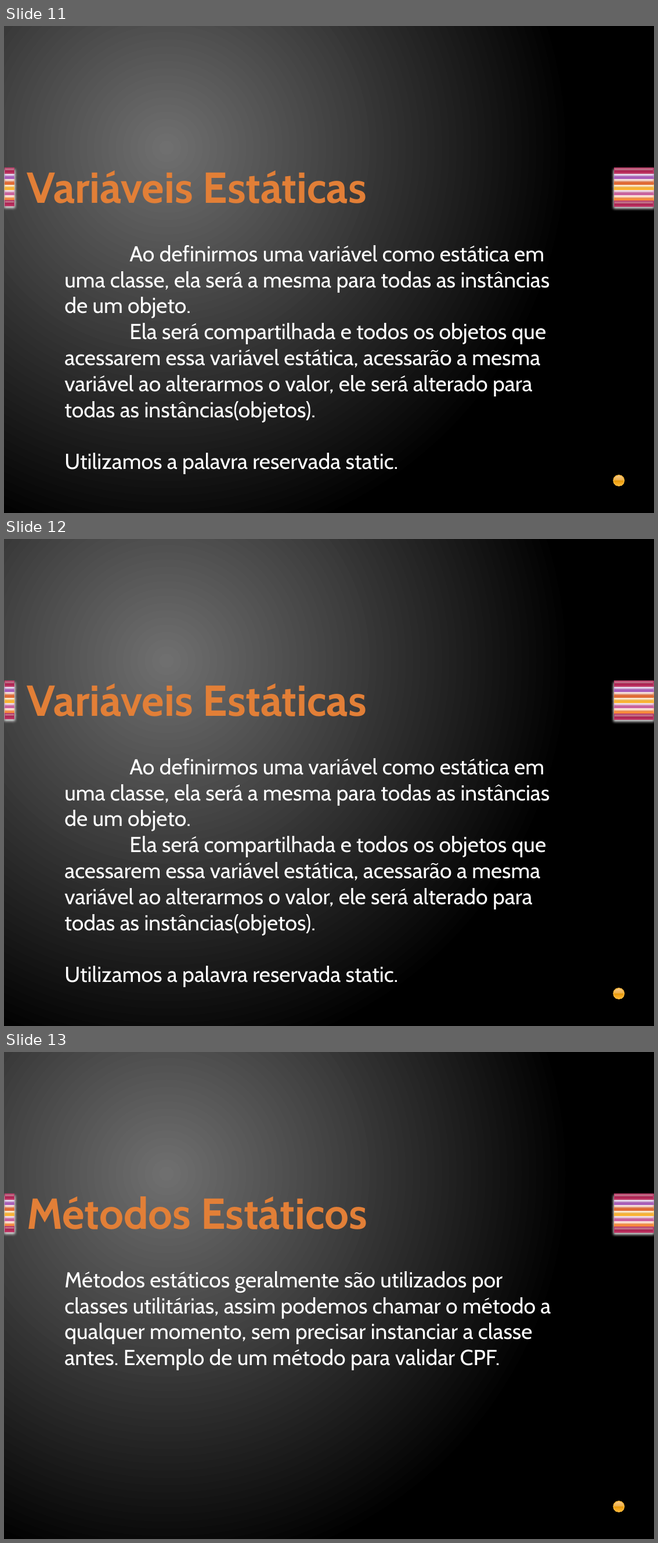
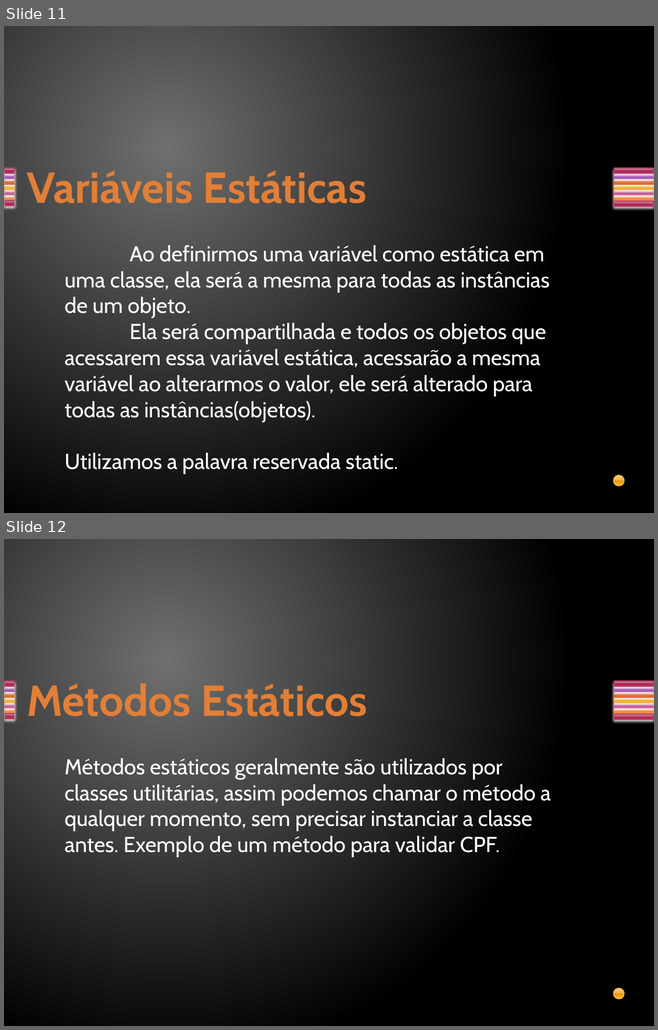
Before and after one commit to davirj9/Aulas, a slide deck: Aulas/src/main/resources/br/com/orientacaoaobjetos/OrientaçãoAObjetos.pptx. Shown one above the other, each under a label of ours: slides 11, 12 and 13 before the commit, slides 11 and 12 after it. The pictures are 658x1543 and 658x1030 pixels, drawn with LibreOffice and Linux fonts; fonts in the diff are those of the drawing. Boxes give left, top, right and bottom in pixels: in the first picture for what was removed or moved away, otherwise in the second. Text is boxed around its words. In the diff, an @@ line names an element or a change of style, - is before the commit and + after.

```diff
--- a/Aulas/src/main/resources/br/com/orientacaoaobjetos/OrientaçãoAObjetos.pptx
+++ b/Aulas/src/main/resources/br/com/orientacaoaobjetos/OrientaçãoAObjetos.pptx
@@ slide 12 removed at [4,539,654,1026], background gradient #707070 to #000000; not listed: 15 template elements that a slide beside it also shows @@
@@ title removed at [27,683,366,716] @@
-Variáveis Estáticas
@@ text removed at [64,758,550,987] @@
-Ao definirmos uma variável como estática em uma classe, ela será a mesma para todas as instâncias de um objeto.
-Ela será compartilhada e todos os objetos que acessarem essa variável estática, acessarão a mesma variável ao alterarmos o valor, ele será alterado para todas as instâncias(objetos).
-Utilizamos a palavra reservada static.
@@ what was slide 13 is now slide 12 @@
```
Also in this commit, not shown: 1 slide changed, 2 other files.
